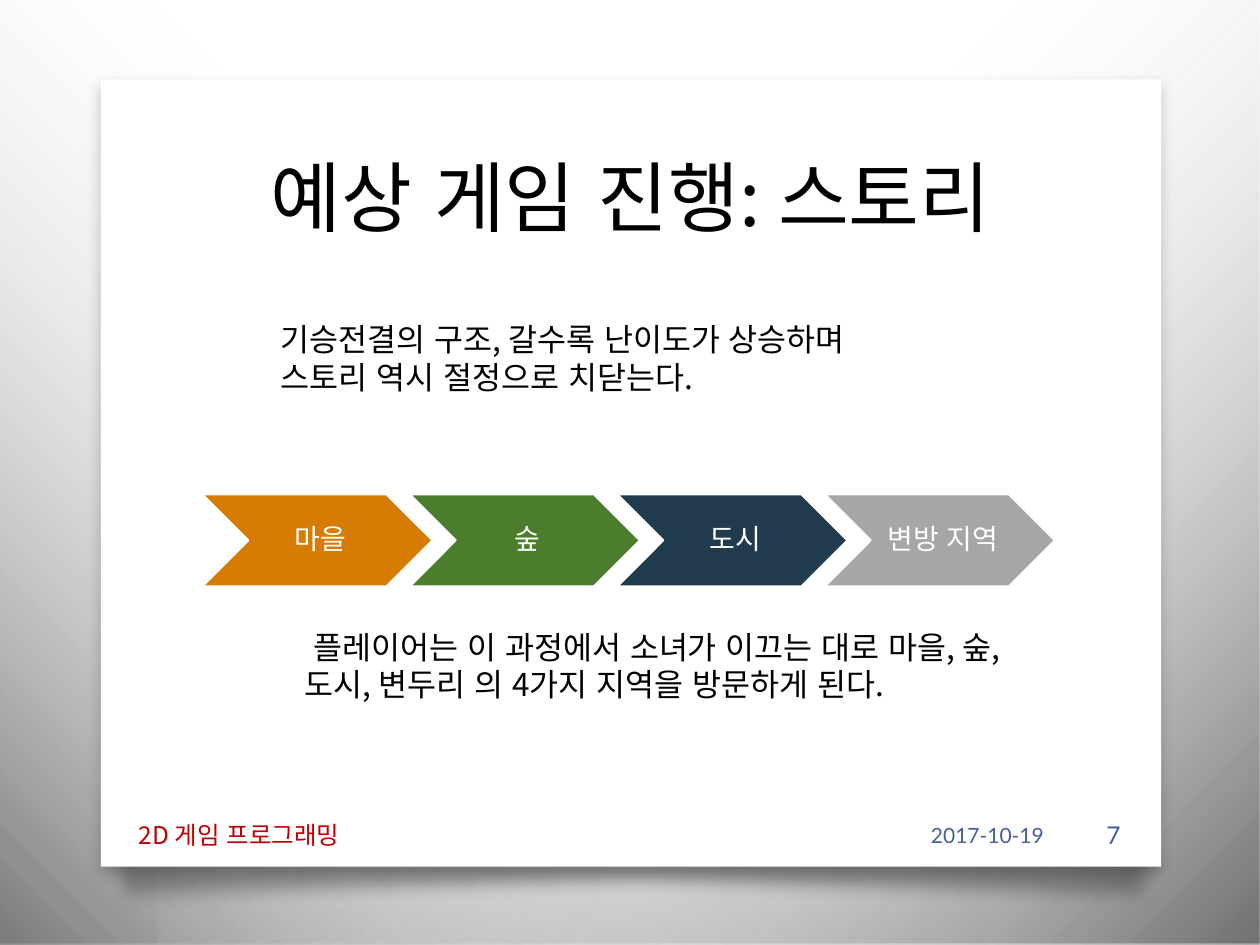
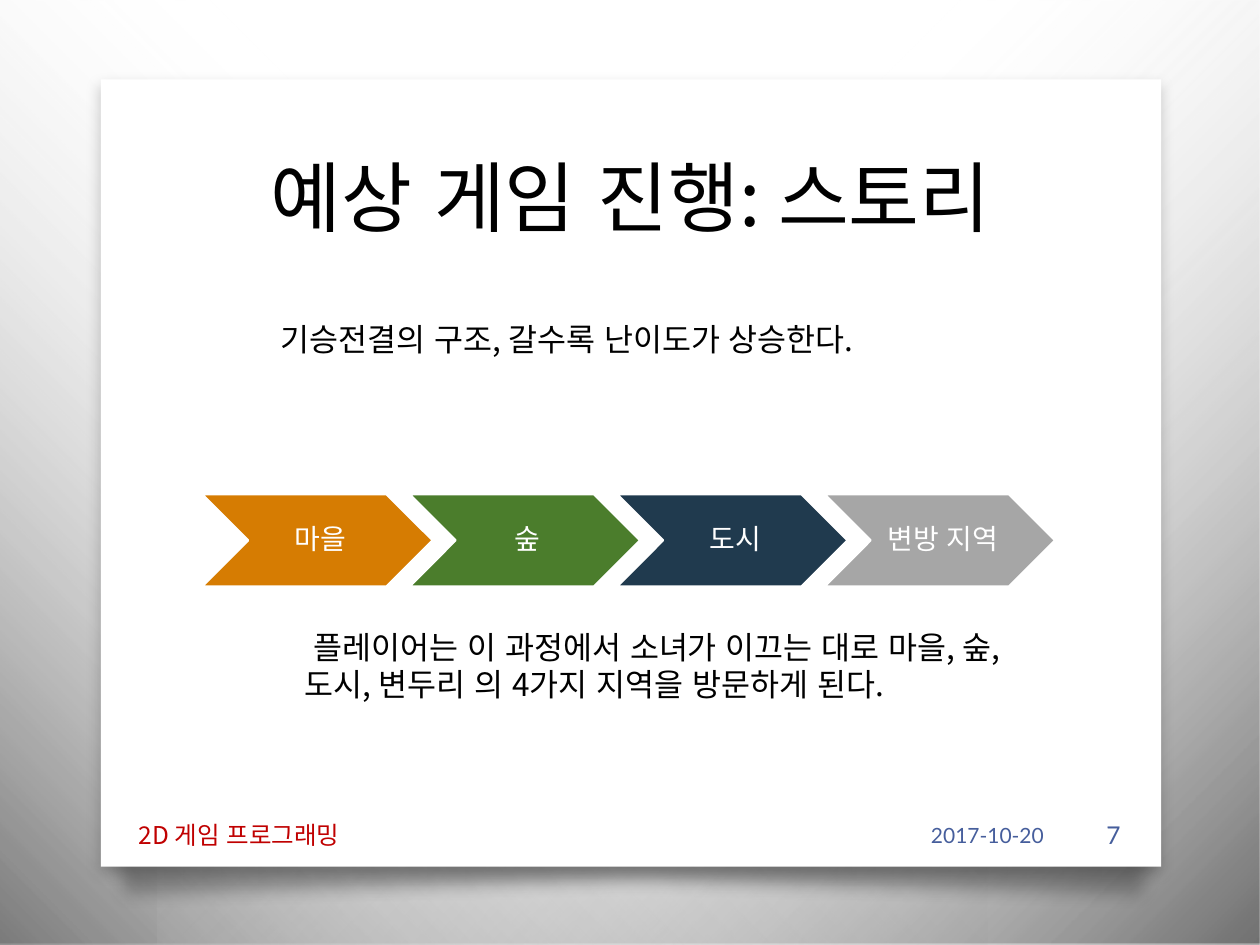
Before and after one commit to iconstudio/2017-Platformer, a slide deck: slide 7 of slides/2016180042_진윤성_2DGP_1차발표.pptx. Drawn at 1260x945 pixels with LibreOffice and Linux fonts; fonts in the diff are those of the drawing; background and template pictures are left out. Boxes give left, top, right and bottom in pixels: in the first picture for what was removed or moved away, otherwise in the second. Text is boxed around its words. In the diff, an @@ line names an element or a change of style, - is before the commit and + after.

```diff
--- a/slides/2016180042_진윤성_2DGP_1차발표.pptx
+++ b/slides/2016180042_진윤성_2DGP_1차발표.pptx
@@ text at (281, 325, 854, 357): text changed @@
-기승전결의 구조, 갈수록 난이도가 상승하며
-스토리 역시 절정으로 치닫는다.
+기승전결의 구조, 갈수록 난이도가 상승한다.
@@ text at (931, 828, 1044, 843): text changed @@
-2017-10-19
+2017-10-20
```
Also in this commit, not shown: 11 other slides changed, 2 other files.
